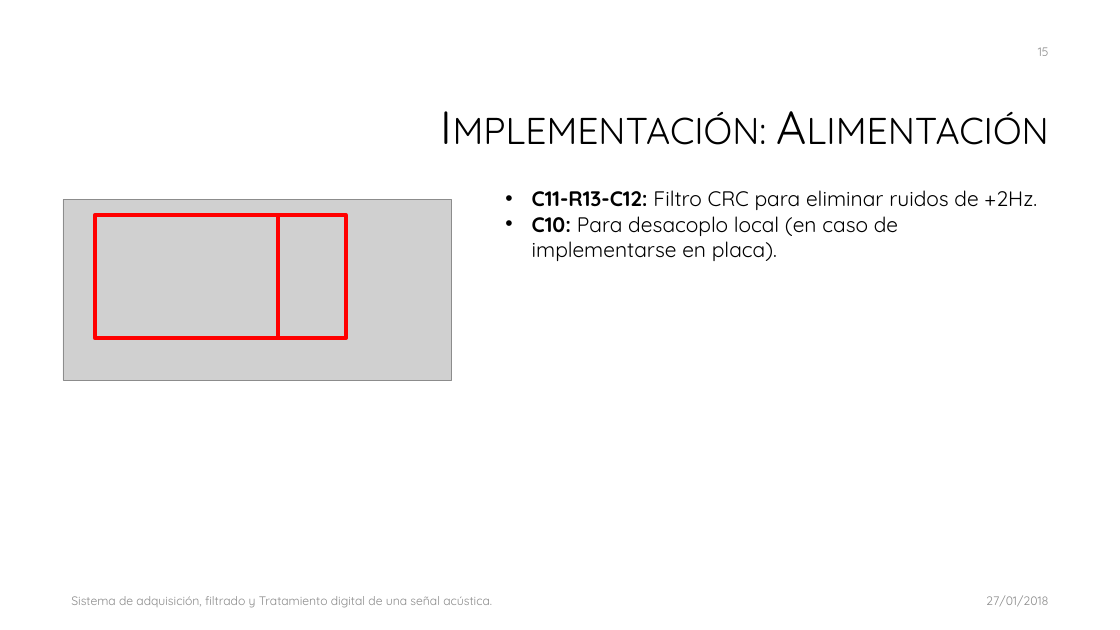
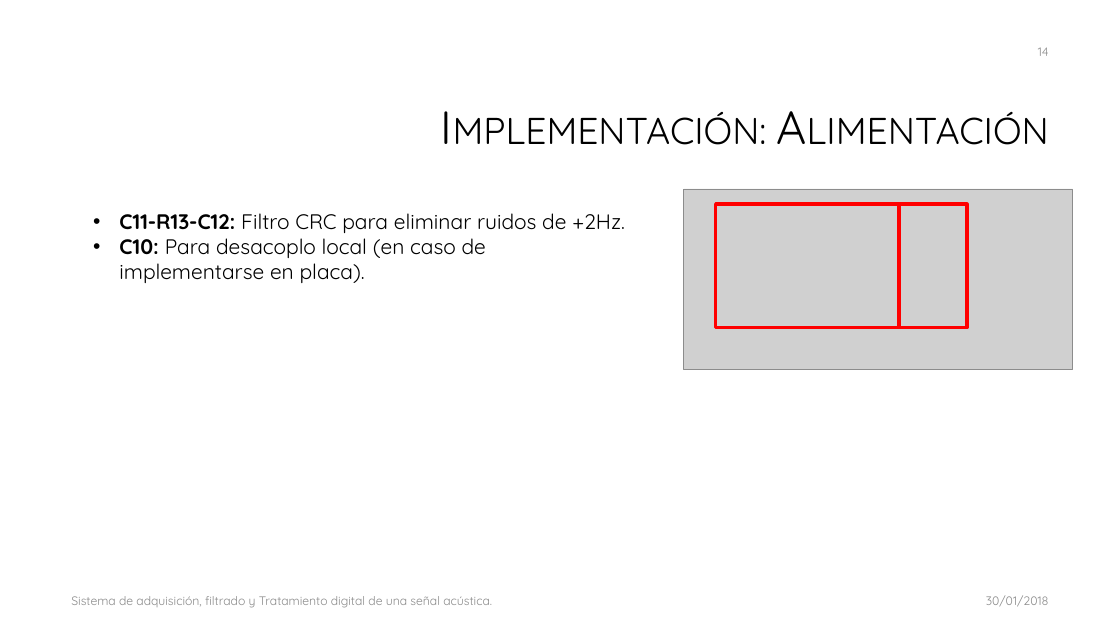
Before and after one commit to galledohm/Prueba1, a slide deck: slide 14 of Subsis/Presentación/Sistema de adquisición, filtrado y Tratamiento digital.pptx (slide 15 before the commit). Drawn at 1120x630 pixels with LibreOffice and Linux fonts; fonts in the diff are those of the drawing; grey boxes stand for pictures; background and template pictures are left out. Boxes give left, top, right and bottom in pixels: in the first picture for what was removed or moved away, otherwise in the second. Text is boxed around its words. In the diff, an @@ line names an element or a change of style, - is before the commit and + after.

```diff
--- a/Subsis/Presentación/Sistema de adquisición, filtrado y Tratamiento digital.pptx
+++ b/Subsis/Presentación/Sistema de adquisición, filtrado y Tratamiento digital.pptx
@@ page number at (x1=1038, y1=47, x2=1049, y2=56): text changed @@
-15
+14
@@ text "C11-R13-C12: Filtro CRC para eliminar ..." moved from (x1=532, y1=190, x2=1037, y2=261) to (x1=119, y1=213, x2=625, y2=283) @@
@@ 2 rectangles, 1 picture moved together from (x1=63, y1=200, x2=452, y2=381) to (x1=684, y1=189, x2=1073, y2=370) @@
@@ text at (x1=986, y1=595, x2=1049, y2=607): text changed @@
-27/01/2018
+30/01/2018
```
Also in this commit, not shown: 27 other slides changed, 1 slide removed.
